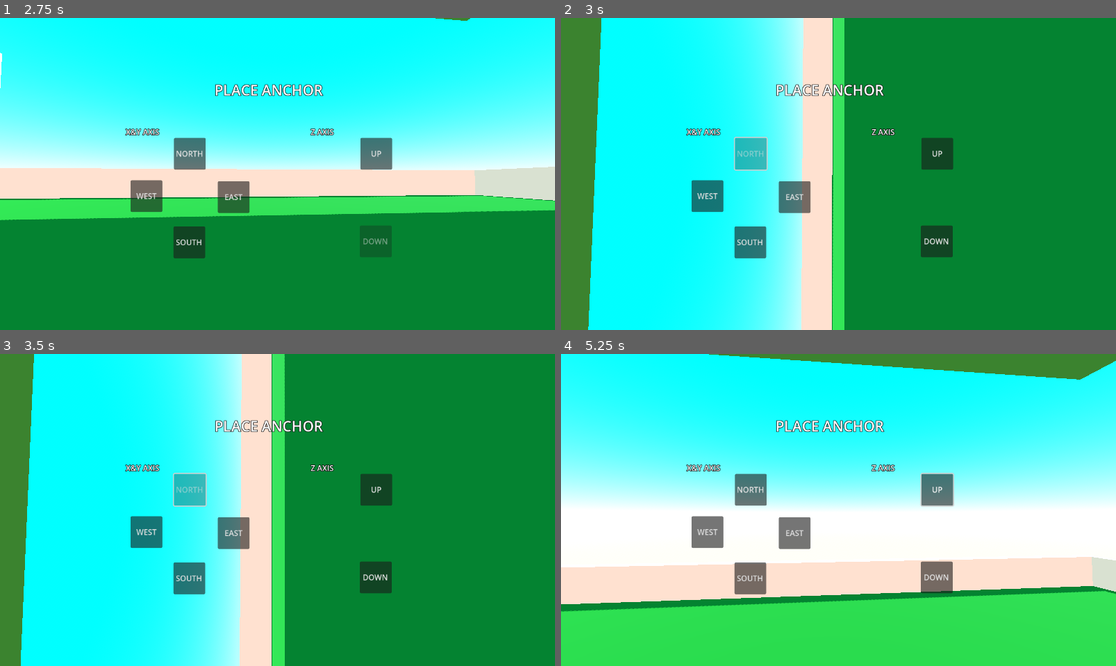
Above: before the commit, frames 1-4 (two rows, left to right).
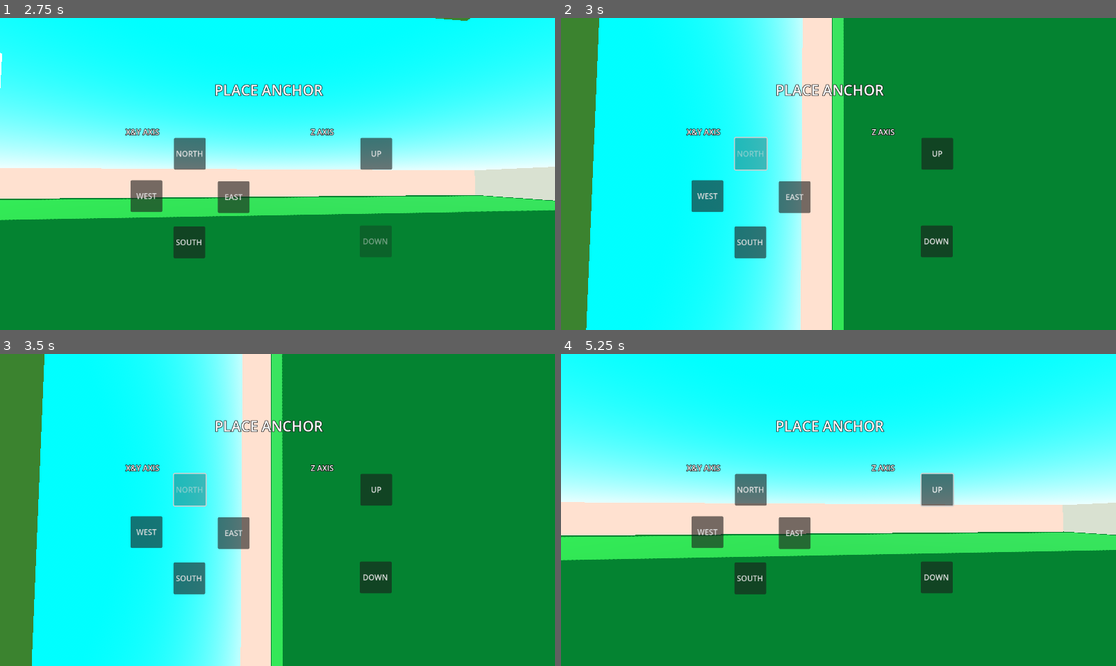
Above: after the commit, the same moments.

Repository: Dav1dFS/Paravision
Game: Godot game, scene res://Scenes/FP_POV.tscn
Same seed, same stepped clock (60 frames per second), same inputs: the game is played once before the commit and once after it.
Inputs (mouse positions are in pixels of both pictures, inside the frame that each line leads up to):
- Up to frame 1 (2.75 s): tap Enter at 0.5 s; move the mouse to (305, 174) at 0.52 s; hold W (forward) from 0.53 s (still down); tap Space (jump) at 0.6, 0.77, 1.07, 1.52, 1.55, 1.82, 2.3 s; move the mouse to (249, 174) at 1.27 s; tap C (crouch_stand) at 1.35 s; move the mouse to (288, 167) at 2.02 s; tap 4 (gravity_toggle) at 2.1 s
- Up to frame 2 (3 s): release W (forward) at 2.75 s; click "NORTH" at 2.75 s
- Up to frame 3 (3.5 s): no input
- Up to frame 4 (5.25 s): click "UP" at 3.5 s; click "DOWN" at 4.25 s; move the mouse to (810, 572) at 5.02 s; hold W (forward) from 5.03 s (still down); tap E (interact) at 5.1 s

Frame 1 is identical in both runs. In frame 2, 0.8% of the frame differs, in the area x 4-52%, y 0-100%; in frame 3, 2.8%; in frame 4, 53%, in the area x 0-100%, y 0-100%.

Commit message:
Movement fixed on walls, new bugs appeared

Diff:
--- a/Scripts/player.gd
+++ b/Scripts/player.gd
@@ -146,9 +146,6 @@
 				#hori_grav_floor_movement(z_axis, false, direction, 1)
 				#hori_grav_floor_movement(z_axis, true, direction, -1)
 
-
-				print ("now do stuff")
-
 			#"if inverted == false:
 				#velocity.x = direction.x * speed
 				#velocity.z = direction.z * speed
@@ -158,9 +155,20 @@
 			#elif horizontal_anchor == true:"
 
 		else:
-			velocity.x = lerp(velocity.x, direction.x * speed, delta * 7.0)
-			velocity.z = lerp(velocity.z, direction.z * speed, delta * 7.0)
+			if horizontal_anchor == false:
+				lerp_after_mov(direction, delta, inverted, 1, 1, 0 , 7.0)
+
+			elif horizontal_anchor == true:
+				lerp_after_mov(direction, delta, x_axis, 0, 1, 1 , 7.0)
+			#velocity.x = lerp(velocity.x, direction.x * speed, delta * 7.0)
+			#velocity.z = lerp(velocity.z, direction.z * speed, delta * 7.0)
 	else:
+		#if horizontal_anchor == false:
+			#lerp_after_mov(direction, delta, inverted, 1, 1, 0 , 3.0)
+
+		#elif horizontal_anchor == true:
+			#lerp_after_mov(direction, delta, x_axis, 0, 1, 1 , 3.0)
+
 		velocity.x = lerp(velocity.x, direction.x * speed, delta * 3.0)
 		velocity.z = lerp(velocity.z, direction.z * speed, delta * 3.0)
 
@@ -226,6 +234,7 @@
 
 
 func _on_down_pressed() -> void:
+	velocity = Vector3.ZERO
 	player_anim_player.play("idle")
 	inverted = false
 	gravity = 9.8
@@ -237,6 +246,7 @@
 	horizontal_anchor = false
 
 func _on_up_pressed() -> void:
+	velocity = Vector3.ZERO
 	player_anim_player.play("inverted")
 	inverted = true
 	gravity = -9.8
@@ -249,6 +259,7 @@
 
 
 func _on_north_pressed() -> void:
+	velocity = Vector3.ZERO
 	horizontal_anchor = true
 	player_anim_player.play("north")
 	inverted = false
@@ -286,6 +297,9 @@
 			velocity.z = z_float * direction_3 * speed
 
 func gravity_calc(delta, anchor_bool: bool, anchor_bool_state: bool, grav_float: float, grav_float_2: float, grav_float_3: float):
+	#for n in 1:
+		#velocity -= velocity
+
 	if anchor_bool == anchor_bool_state:
 		#horizontal axis
 		velocity.x -= grav_float * delta
@@ -310,3 +324,18 @@
 		#horizontal axis
 		velocity.x = value_2
 		velocity.z = value_3
+
+
+func lerp_after_mov (direction, delta, anchor_bool :bool,
+value_1: float, value_2: float, value_3: float, final_value: float):
+	if anchor_bool == true || anchor_bool == false:
+		#horizontal
+		velocity.x = value_1 * lerp(velocity.x, direction.x * speed, delta * final_value)
+		velocity.z = value_2 * lerp(velocity.z, direction.z * speed, delta * final_value)
+
+		#vertical
+		velocity.y = value_3 * lerp(velocity.y, direction.y * speed, delta * final_value)
+
+#I NEED to find a way to reset the unnused asset only once, in an instant, so its
+# not affected by the previous state it was in but it continues to funcion as normal
+#cause right now, what im doing is destroying the jump, despite helping with lerping
